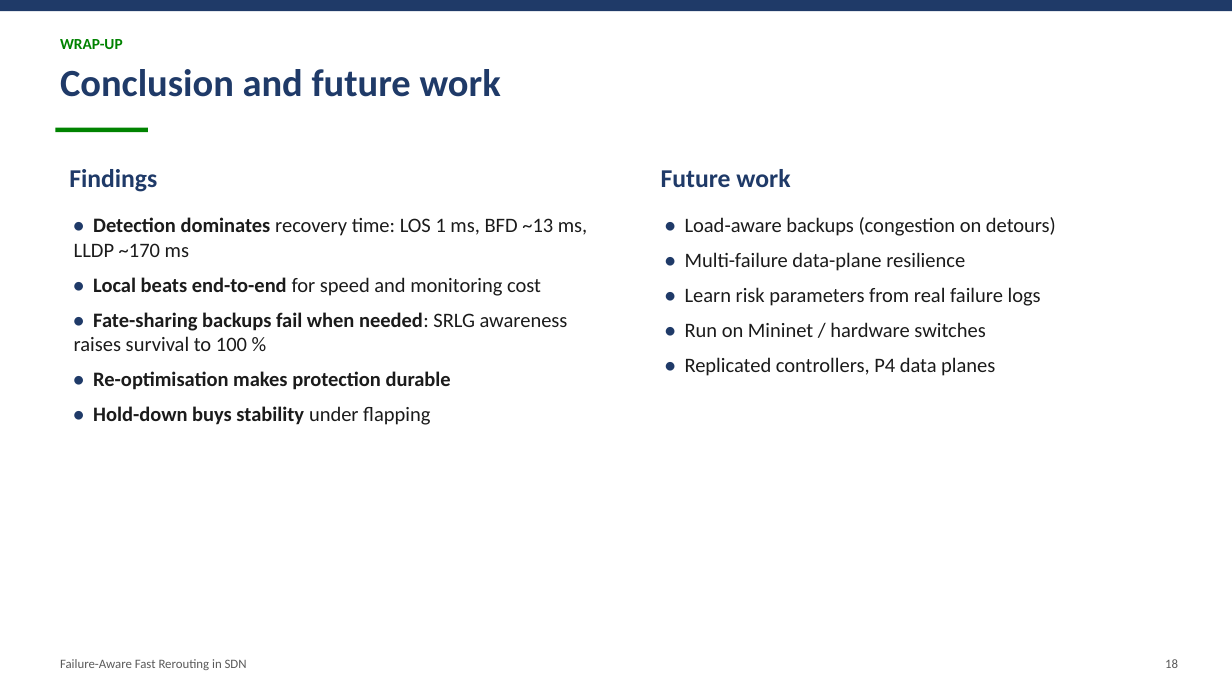
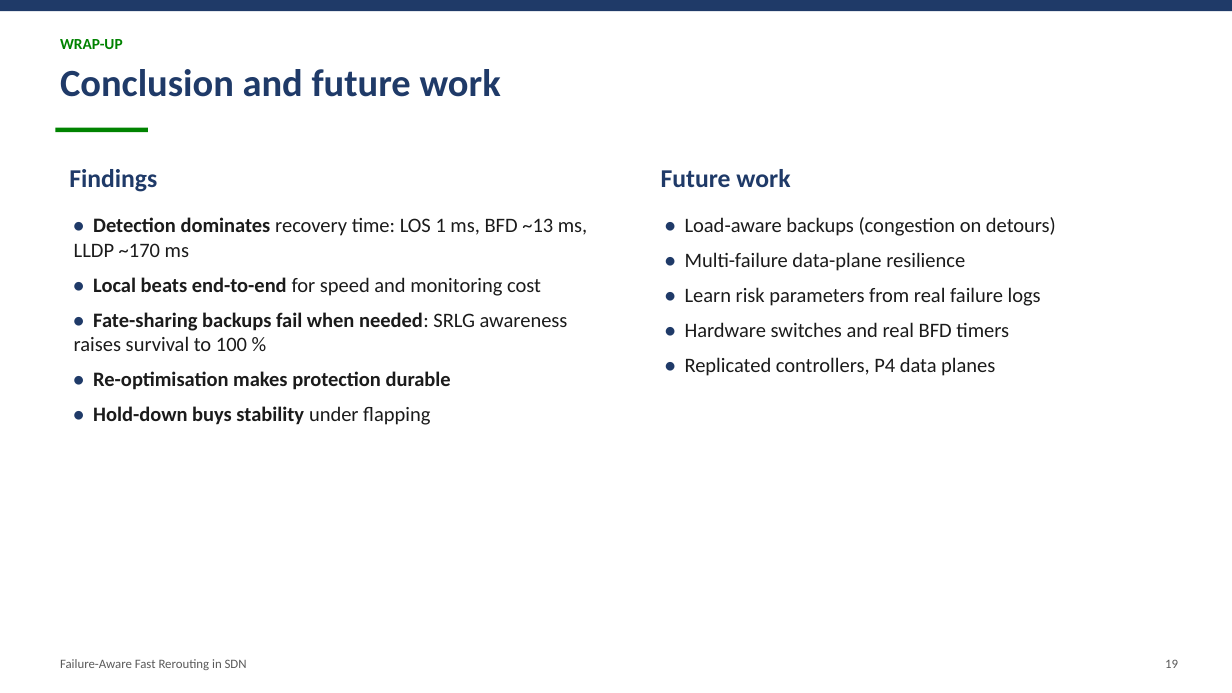
Before and after one commit to Mayank-8127/sdn_project, a slide deck: slide 19 of docs/report/FA-FRR_Presentation.pptx (slide 18 before the commit). Drawn at 1232x693 pixels with LibreOffice and Linux fonts; fonts in the diff are those of the drawing. Boxes give left, top, right and bottom in pixels: in the first picture for what was removed or moved away, otherwise in the second. Text is boxed around its words. In the diff, an @@ line names an element or a change of style, - is before the commit and + after.

Commit message:
report: Mininet validation section, results slide and v1.1 roadmap

```diff
--- a/docs/report/FA-FRR_Presentation.pptx
+++ b/docs/report/FA-FRR_Presentation.pptx
@@ text at (x1=685, y1=322, x2=1009, y2=337): text changed @@
-• Run on Mininet / hardware switches
+• Hardware switches and real BFD timers
@@ text at (x1=1165, y1=660, x2=1178, y2=668): text changed @@
-18
+19
```
Also in this commit, not shown: 4 other slides changed, 1 slide added, 8 other files.
